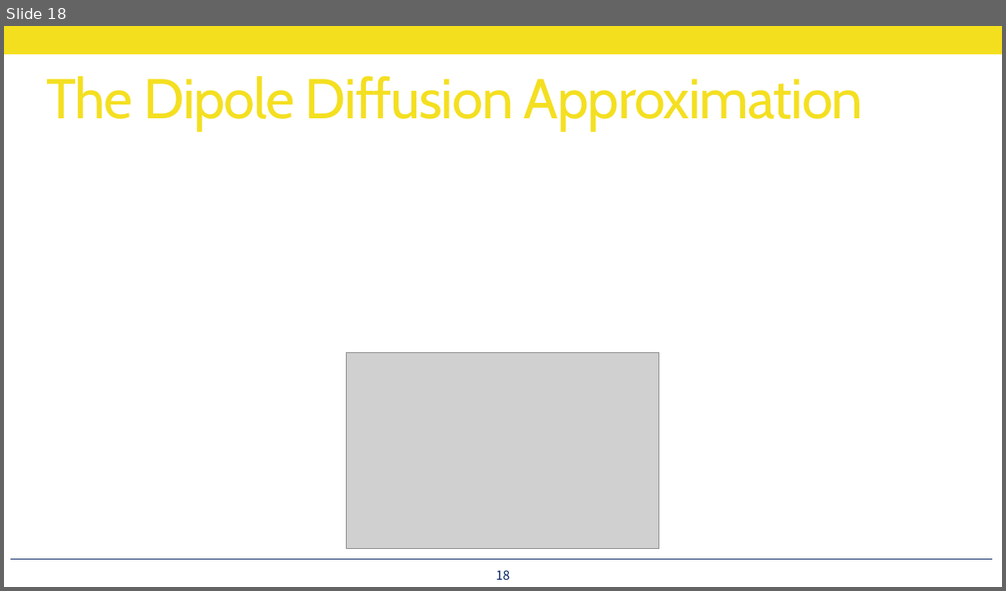
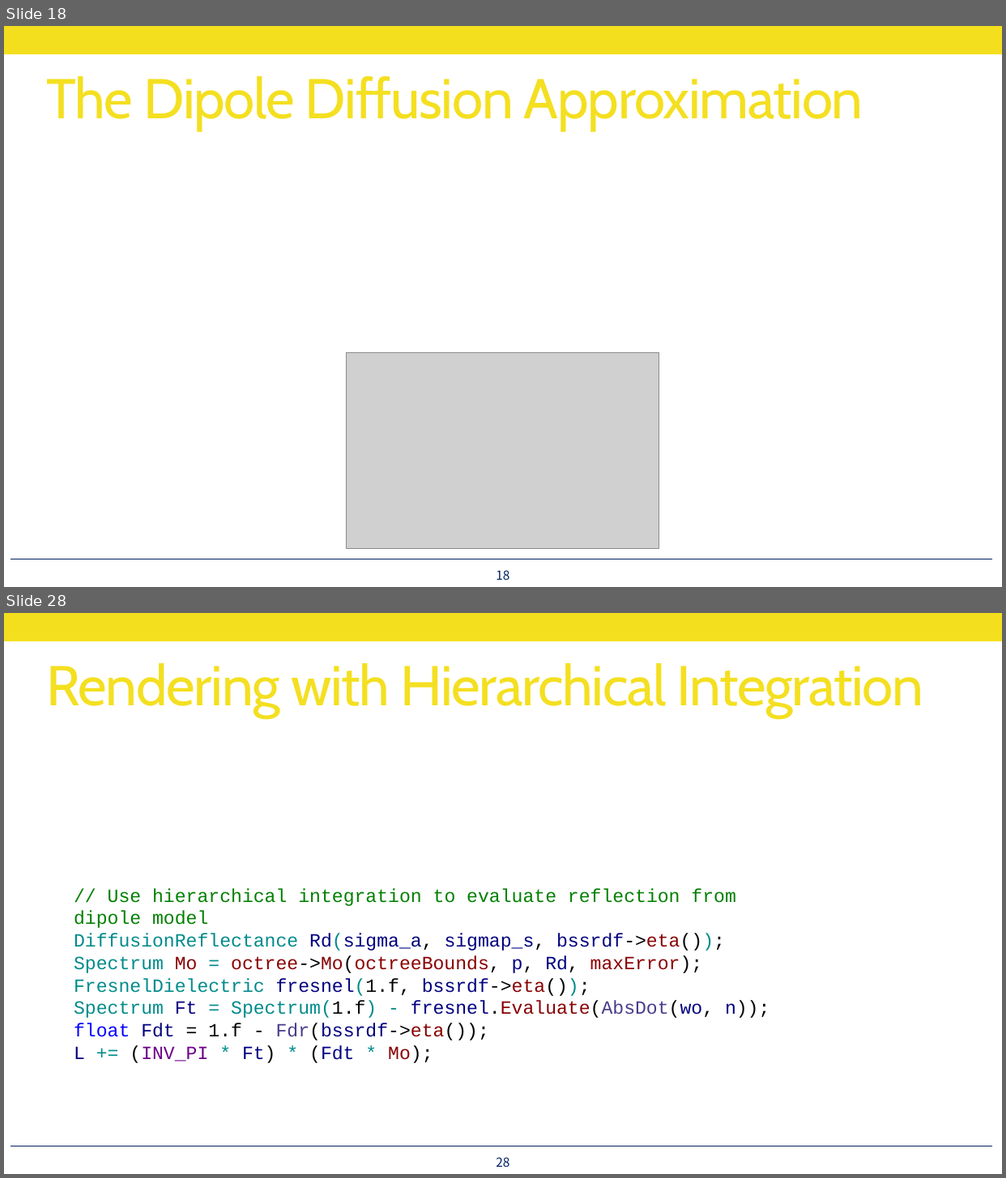
Before and after one commit to utilForever/PBRStudy, a slide deck: Physically Based Rendering - Chapter 16, Part 3.pptx. Shown one above the other, each under a label of ours: slide 18 before the commit, slides 18 and 28 after it; the slides between them are not shown. The pictures are 1006x591 and 1006x1178 pixels, drawn with LibreOffice and Linux fonts; fonts in the diff are those of the drawing; grey boxes stand for pictures. Boxes give left, top, right and bottom in pixels: in the first picture for what was removed or moved away, otherwise in the second. Text is boxed around its words. In the diff, an @@ line names an element or a change of style, - is before the commit and + after.

```diff
--- a/Physically Based Rendering - Chapter 16, Part 3.pptx
+++ b/Physically Based Rendering - Chapter 16, Part 3.pptx
@@ slide 28 added at bbox=[4, 613, 1002, 1174], background #FFFFFF; not listed: 2 template elements that a slide beside it also shows @@
@@ title added at bbox=[46, 663, 924, 718], 54 pt, text #F4DF1E @@
+Rendering with Hierarchical Integration
@@ text added at bbox=[74, 888, 769, 1063], 18 pt, text #008B8B @@
+// Use hierarchical integration to evaluate reflection from dipole model
+DiffusionReflectance Rd(sigma_a, sigmap_s, bssrdf->eta());
+Spectrum Mo = octree->Mo(octreeBounds, p, Rd, maxError);
+FresnelDielectric fresnel(1.f, bssrdf->eta());
+Spectrum Ft = Spectrum(1.f) - fresnel.Evaluate(AbsDot(wo, n));
+float Fdt = 1.f - Fdr(bssrdf->eta());
+L += (INV_PI * Ft) * (Fdt * Mo);
@@ page number added at bbox=[496, 1157, 509, 1167], 12 pt, text #002060 @@
+28
```
Also in this commit, not shown: 2 slides changed, 19 other slides added.
